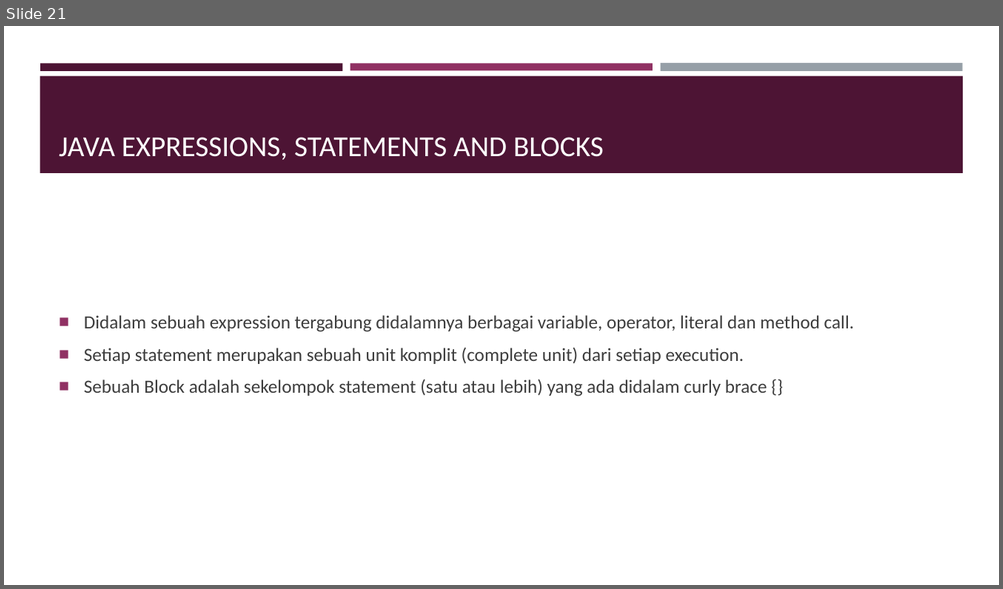
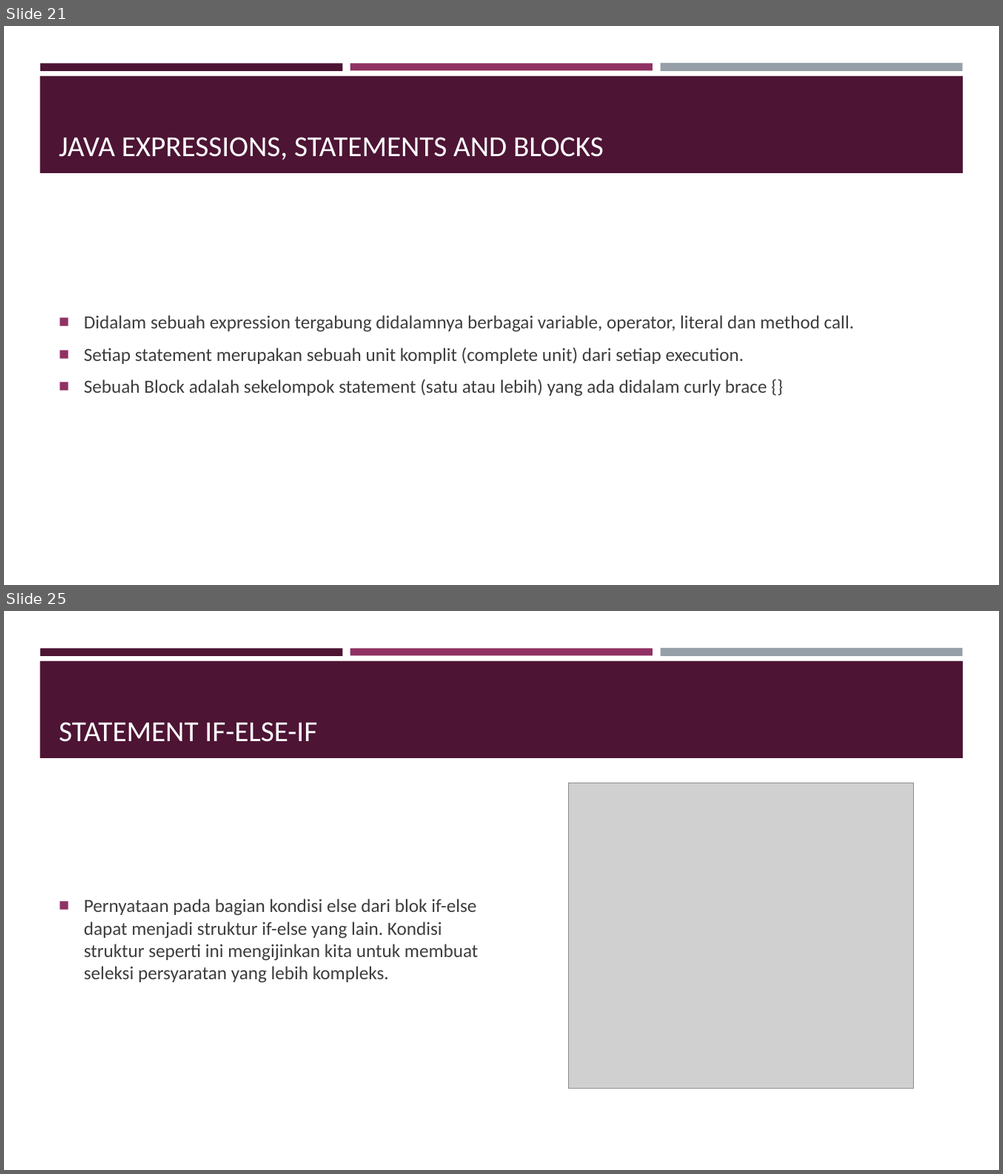
Before and after one commit to ahmadcahyana/bootcamp_java_fundamental, a slide deck: Bootcamp.pptx. Shown one above the other, each under a label of ours: slide 21 before the commit, slides 21 and 25 after it; the slides between them are not shown. The pictures are 1003x589 and 1003x1174 pixels, drawn with LibreOffice and Linux fonts; fonts in the diff are those of the drawing; grey boxes stand for pictures. Boxes give left, top, right and bottom in pixels: in the first picture for what was removed or moved away, otherwise in the second. Text is boxed around its words. In the diff, an @@ line names an element or a change of style, - is before the commit and + after.

```diff
--- a/Bootcamp.pptx
+++ b/Bootcamp.pptx
@@ slide 25 added at (4,611,999,1170), background #FFFFFF; not listed: 4 template elements that a slide beside it also shows @@
@@ title added at (59,722,317,742), 28 pt, text #FFFFFF @@
+STATEMENT IF-ELSE-IF
@@ picture added at (569,783,913,1089) @@
@@ text added at (84,899,478,983), 18 pt, text #3D3D3D @@
+■ Pernyataan pada bagian kondisi else dari blok if-else dapat menjadi struktur if-else yang lain. Kondisi struktur seperti ini mengijinkan kita untuk membuat seleksi persyaratan yang lebih kompleks.
```
Also in this commit, not shown: 10 other slides added, 2 other files.
